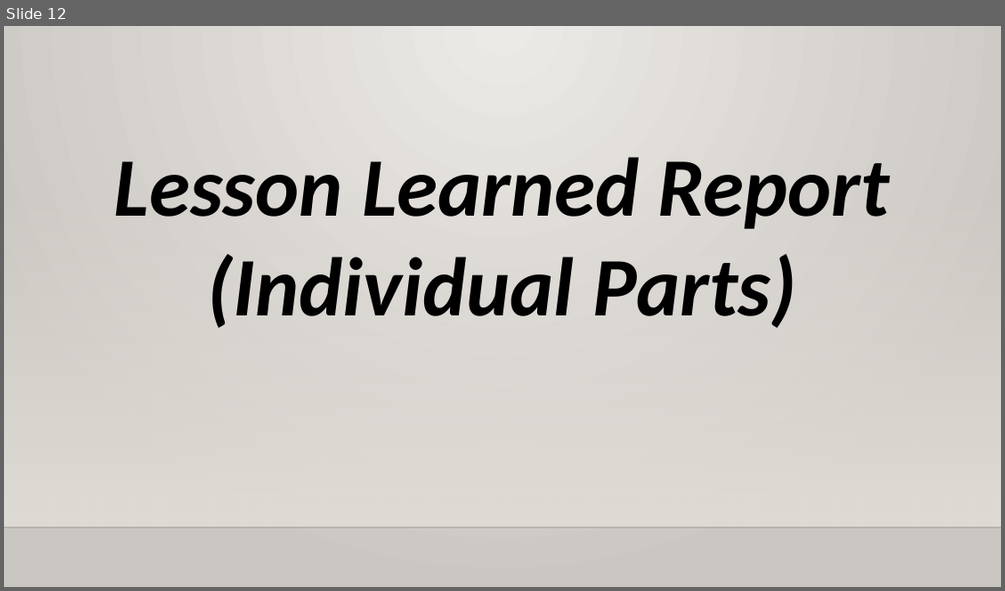
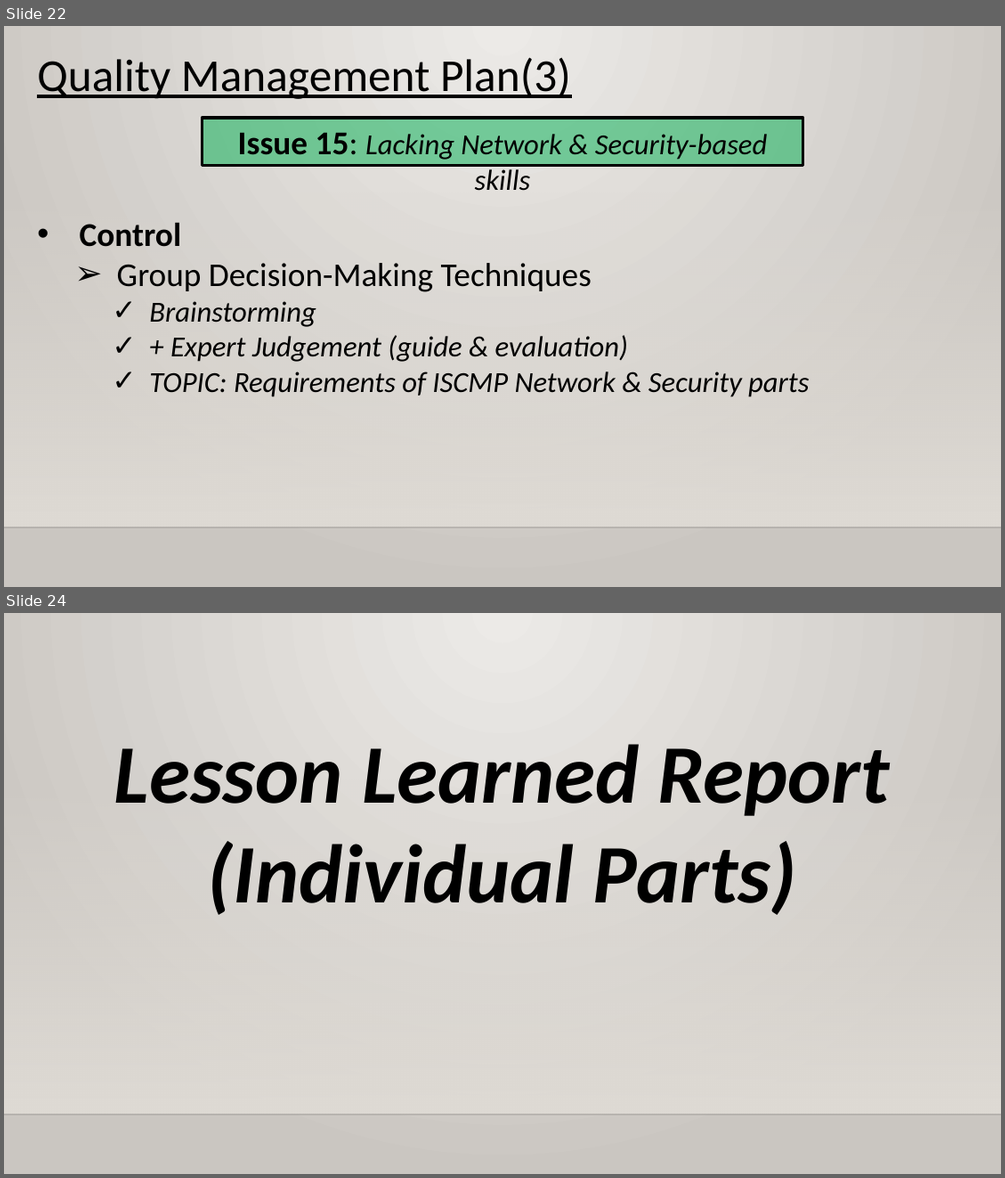
Before and after one commit to XtremisStudio/Project-Management, a slide deck: PRMGT_Presentation_Template.pptx. Shown one above the other, each under a label of ours: slide 12 before the commit, slides 22 and 24 after it; the slides between them are not shown. The pictures are 1005x591 and 1005x1178 pixels, drawn with LibreOffice and Linux fonts; fonts in the diff are those of the drawing; background and template pictures are left out. Boxes give left, top, right and bottom in pixels: in the first picture for what was removed or moved away, otherwise in the second. Text is boxed around its words. In the diff, an @@ line names an element or a change of style, - is before the commit and + after.

```diff
--- a/PRMGT_Presentation_Template.pptx
+++ b/PRMGT_Presentation_Template.pptx
@@ slide 22 added at (4,26,1001,587), background gradient #ECEAE7 to #CAC7C1; not listed: 2 template elements that a slide beside it also shows @@
@@ text added at (37,57,571,99), 44 pt, text #000000, underline @@
+Quality Management Plan(3)
@@ rectangle added at (202,118,803,166), fill #00B050 at 50% opacity, outline #000000 3 pt, 28 pt, text #000000, italic @@
+Issue 15: Lacking Network & Security-based skills
@@ text added at (80,222,809,397), 28 pt, text #000000, italic @@
+• Control
+  ➢ Group Decision-Making Techniques
+    ✓ Brainstorming
+    ✓ + Expert Judgement (guide & evaluation)
+    ✓ TOPIC: Requirements of ISCMP Network & Security parts
@@ what was slide 12 is now slide 24 @@
```
Also in this commit, not shown: 11 slides changed, 14 other slides added, 1 slide removed, 3 other files.
